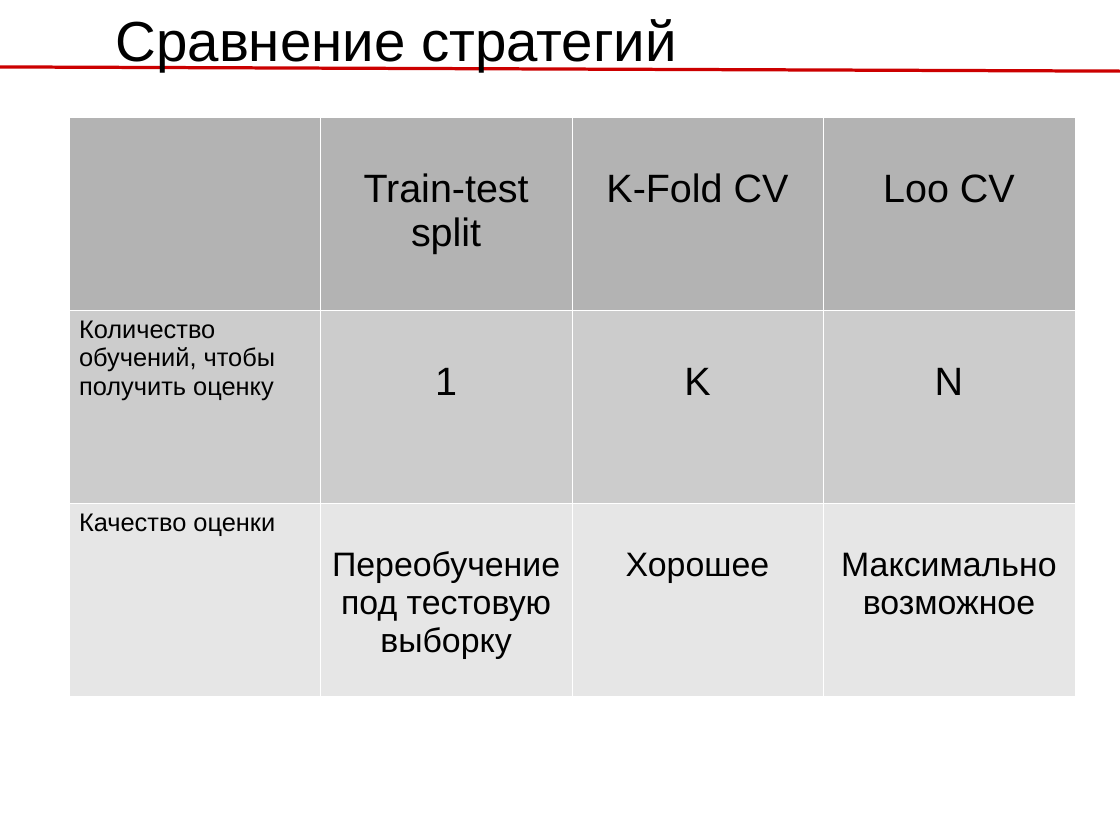
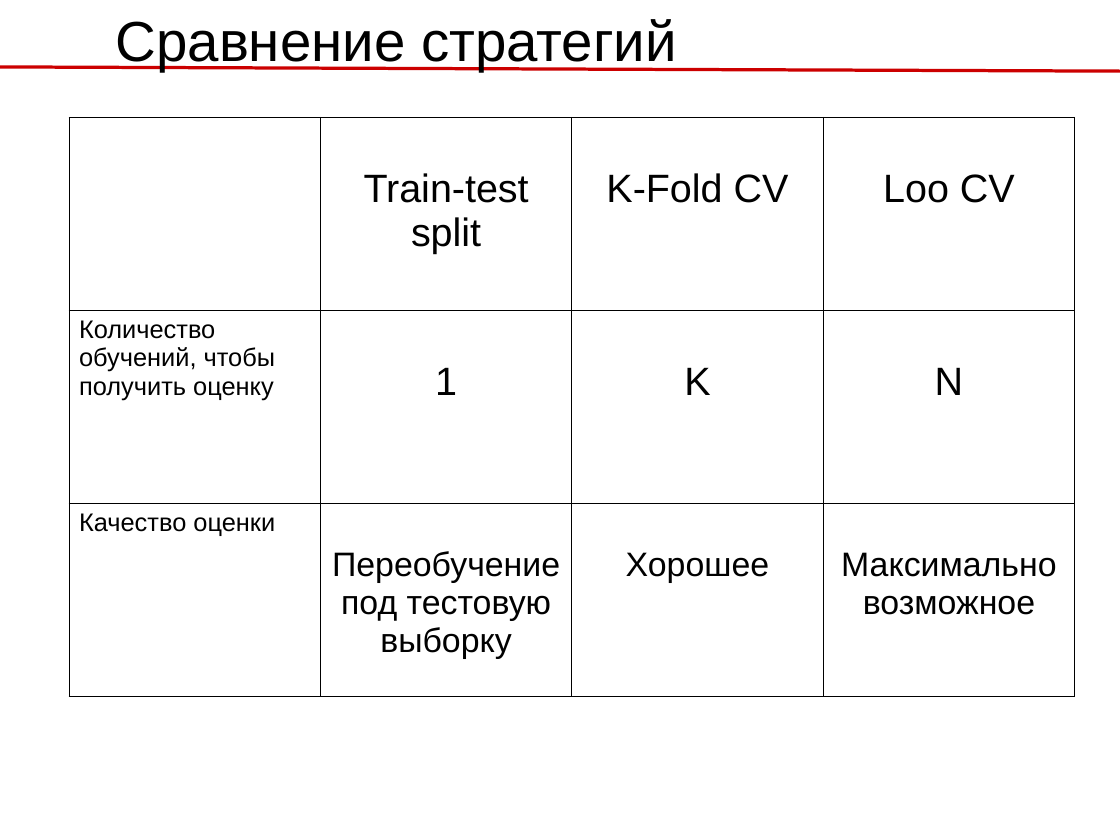
Before and after one commit to rykachevskiy/239, a slide deck: slide 11 of 2. Model Selection/2.1 Model Selection.odp. Drawn at 1120x840 pixels with LibreOffice and Linux fonts; fonts in the diff are those of the drawing. Boxes give left, top, right and bottom in pixels: in the first picture for what was removed or moved away, otherwise in the second. Text is boxed around its words. In the diff, an @@ line names an element or a change of style, - is before the commit and + after.

```diff
--- a/2. Model Selection/2.1 Model Selection.odp
+++ b/2. Model Selection/2.1 Model Selection.odp
@@ table at (x1=69, y1=117, x2=1074, y2=696) @@
@@ fill #B3B3B3 to none in 3 cells @@
@@ fill #CCCCCC to none in row 2 @@
@@ fill #E6E6E6 to none in row 3 @@
@@ borders changed @@
```
Also in this commit, not shown: 4 other slides changed, 5 slides added, 4 slides removed, 2 other files.
